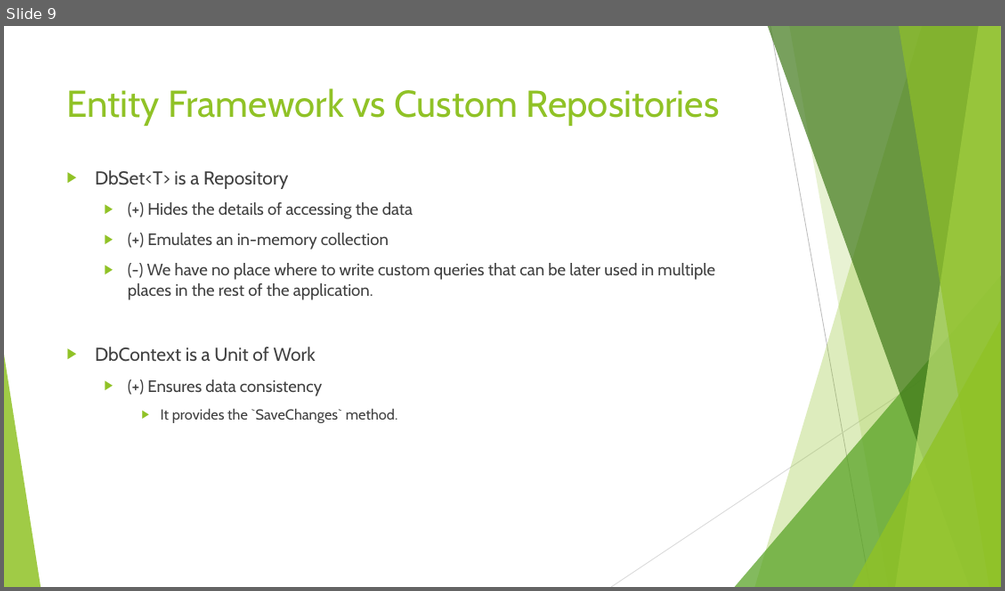
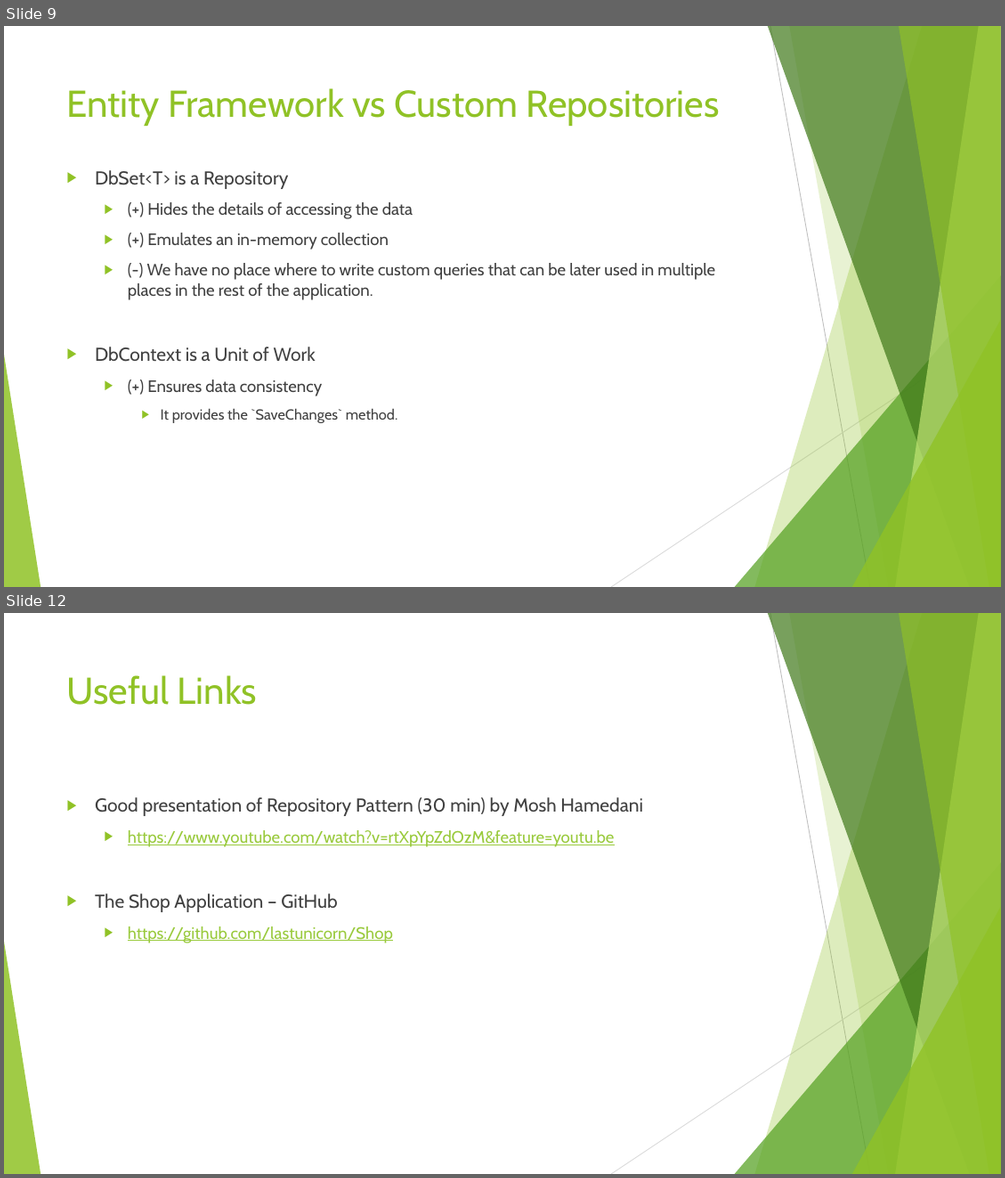
Before and after one commit to lastunicorn/Shop, a slide deck: doc/repository-pattern.pptx. Shown one above the other, each under a label of ours: slide 9 before the commit, slides 9 and 12 after it; the slides between them are not shown. The pictures are 1005x591 and 1005x1178 pixels, drawn with LibreOffice and Linux fonts; fonts in the diff are those of the drawing. Boxes give left, top, right and bottom in pixels: in the first picture for what was removed or moved away, otherwise in the second. Text is boxed around its words. In the diff, an @@ line names an element or a change of style, - is before the commit and + after.

```diff
--- a/doc/repository-pattern.pptx
+++ b/doc/repository-pattern.pptx
@@ slide 12 added at (4, 613, 1001, 1174), background #FFFFFF; not listed: 10 template elements that a slide beside it also shows @@
@@ title added at (67, 675, 258, 705), 36 pt, text #90C226 @@
+Useful Links
@@ text added at (95, 797, 643, 943), 16 pt, text #99CA3C, underline @@
+▶ Good presentation of Repository Pattern (30 min) by Mosh Hamedani
+  ▶ https://www.youtube.com/watch?v=rtXpYpZdOzM&feature=youtu.be
+▶ The Shop Application – GitHub
+  ▶ https://github.com/lastunicorn/Shop
```
Also in this commit, not shown: 7 slides changed, 1 other slide added, 1 slide removed, 9 other files.
